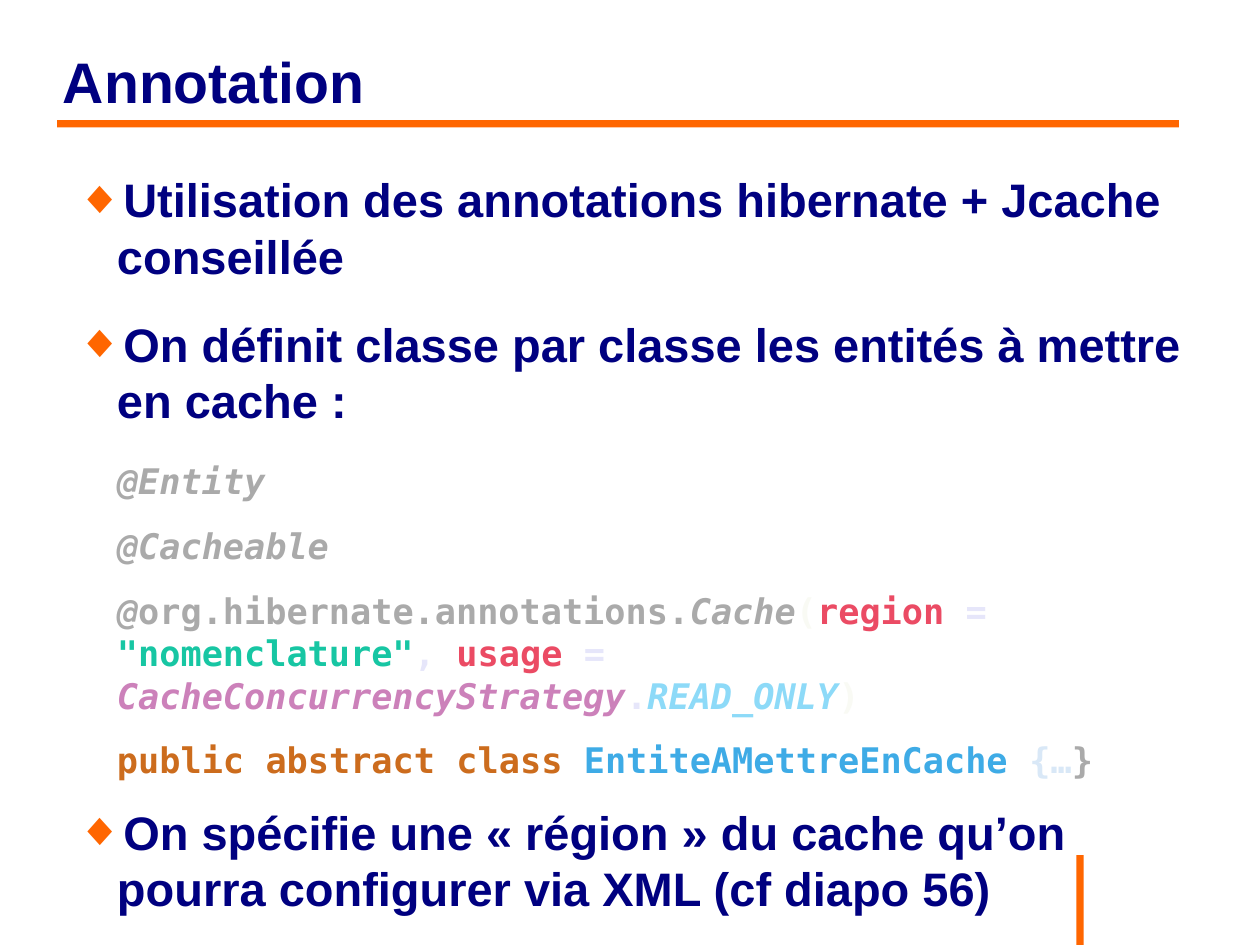
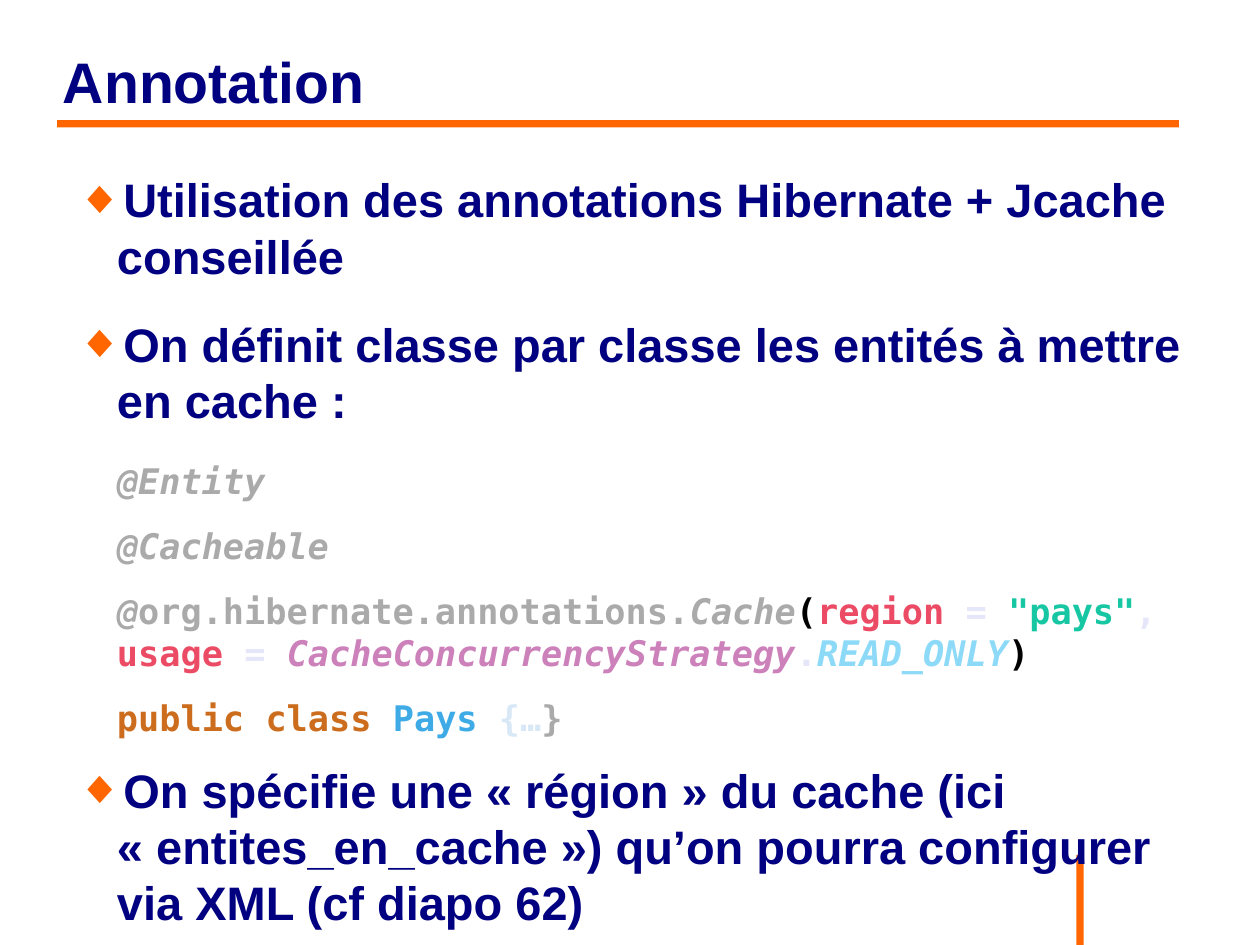
Before and after one commit to philphils/formation-hibernate-avancee, a slide deck: slide 58 of Documentation/diapo_formation_hibernate_avancee.odp. Drawn at 1260x945 pixels with LibreOffice and Linux fonts; fonts in the diff are those of the drawing; background and template pictures are left out. Boxes give left, top, right and bottom in pixels: in the first picture for what was removed or moved away, otherwise in the second. Text is boxed around its words. In the diff, an @@ line names an element or a change of style, - is before the commit and + after.

Commit message:
Correction diapo partie 3

```diff
--- a/Documentation/diapo_formation_hibernate_avancee.odp
+++ b/Documentation/diapo_formation_hibernate_avancee.odp
@@ text at bbox=[117, 183, 1165, 275]: text changed @@
-◆ Utilisation des annotations hibernate + Jcache conseillée
+◆ Utilisation des annotations Hibernate + Jcache conseillée
@@ text at bbox=[117, 596, 1157, 929]: text changed @@
-@org.hibernate.annotations.Cache(region = "nomenclature", usage = CacheConcurrencyStrategy.READ_ONLY)
-public abstract class EntiteAMettreEnCache {…}
-◆ On spécifie une « région » du cache qu’on pourra configurer via XML (cf diapo 56)
+@org.hibernate.annotations.Cache(region = "pays", usage = CacheConcurrencyStrategy.READ_ONLY)
+public class Pays {…}
+◆ On spécifie une « région » du cache (ici « entites_en_cache ») qu’on pourra configurer via XML (cf diapo 62)
```
Also in this commit, not shown: 11 other slides changed.
